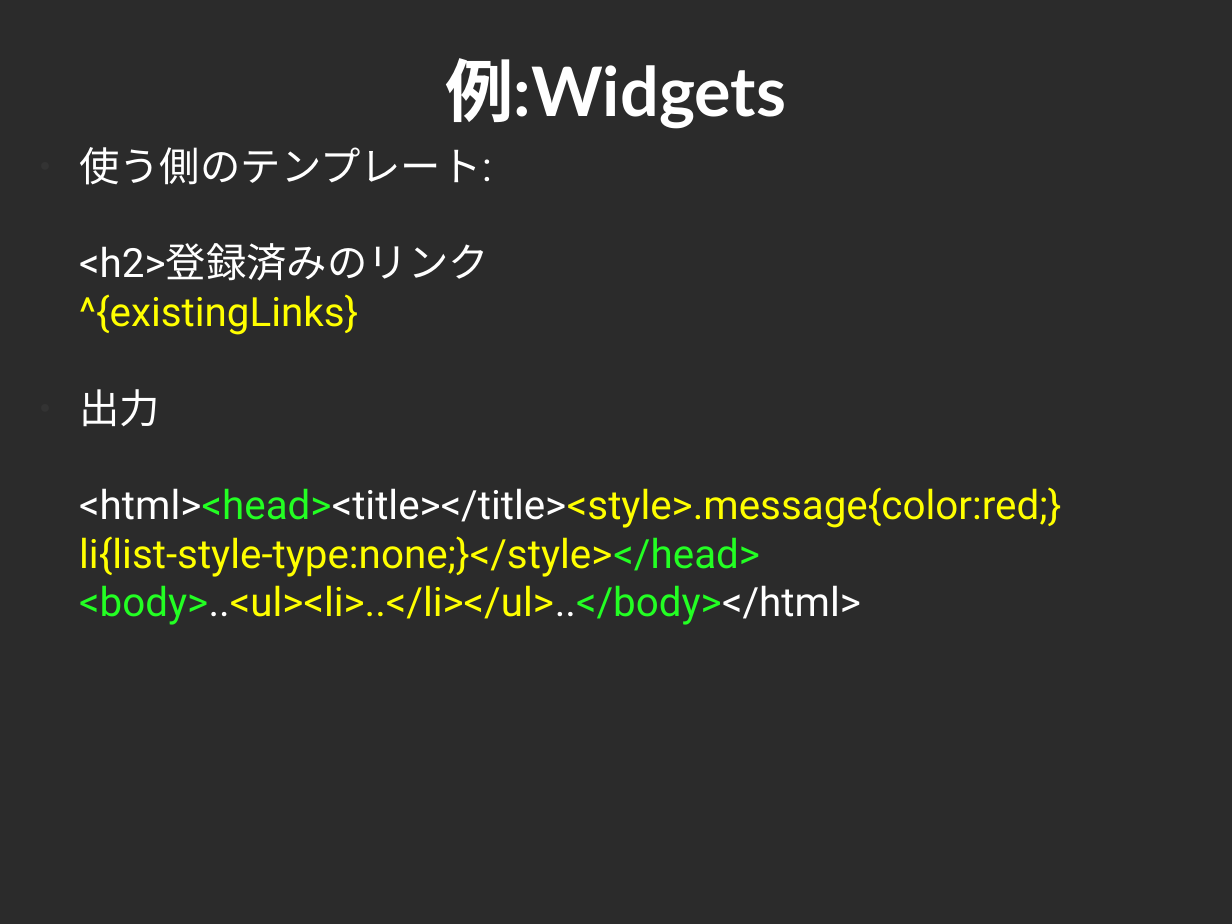
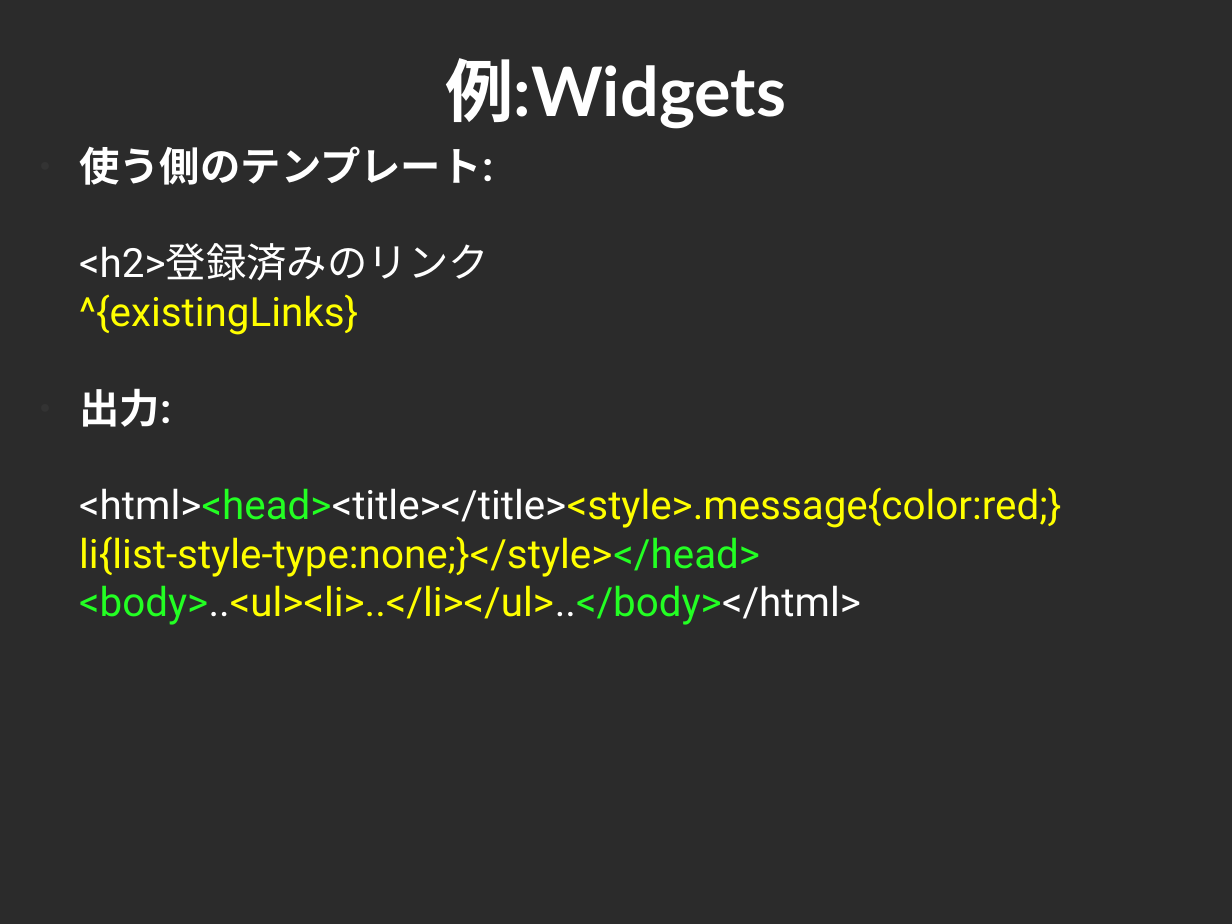
Before and after one commit to cutsea110/cross-slide, a slide deck: slide 26 of CROSS-Yesod.odp. Drawn at 1232x924 pixels with LibreOffice and Linux fonts; fonts in the diff are those of the drawing; background and template pictures are left out; a plain dark background stands for a picture behind light text. Boxes give left, top, right and bottom in pixels: in the first picture for what was removed or moved away, otherwise in the second. Text is boxed around its words. In the diff, an @@ line names an element or a change of style, - is before the commit and + after.

```diff
--- a/CROSS-Yesod.odp
+++ b/CROSS-Yesod.odp
@@ text at <box>79,146,493,185</box>: bold on in "使う側のテンプレート:" @@
@@ text at <box>79,388,171,427</box>: text changed; bold on @@
-● 出力
+● 出力:
```
Also in this commit, not shown: 1 other slide changed, 1 other file.
